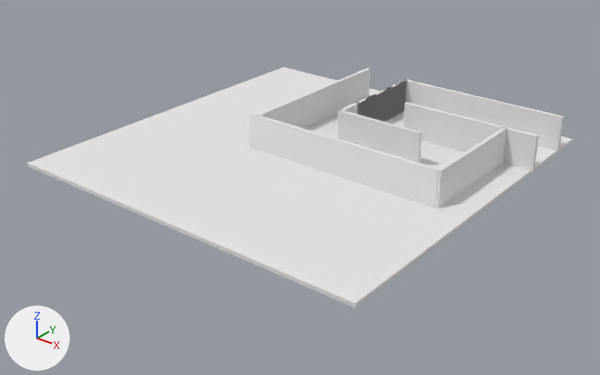
A saved change to the OBJ model Assets/Models/Layout.obj.
Before and after are seen from a camera (50 mm lens) standing at (24.7, -30.9, 17.1) and looking at (0.7, -0.9, -1.5). The axes (+X, +Y, +Z) are drawn at lower left. The lights are the same throughout. Where no turn or scale is listed for an object, it has been applied to the vertices.

The first picture shows 'Layout'.
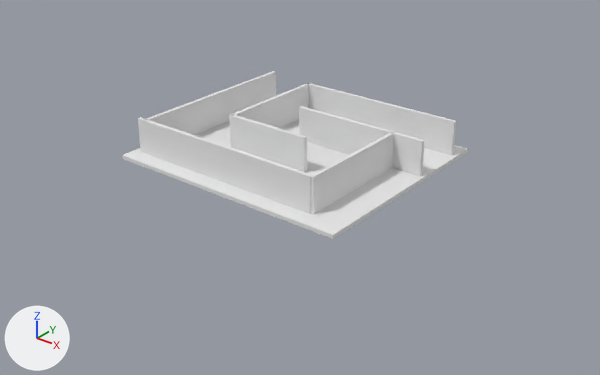
What changed in the scene script:
```text
Change me_layout:
    where me_layout.from_pydata(...)  # 72 vertices, 108 faces; spans x -9.6..10.5, y -9.7..10.3, z -0.1..1.9
    used by ob_layout; location = (0.0, 0.0, 0.0)
    me_layout part 1: a new loose piece, a box spanning x -3.01..6.44, y 4.29..4.49, z -0.07..1.93, in mat_pasted__lambert3sg1 (white #e7e7e7)
    me_layout part 2: the loose piece of 8 vertices spanning x 1.0..1.2, y 2.0..8.5, z -0.1..1.9 is moved by (-4.0, -4.0, 0.0)
    me_layout part 3: a new loose piece, a box spanning x -0.93..6.5, y 1.11..1.31, z -0.07..1.93, in mat_pasted__pasted__lambert3sg (white #e7e7e7)
    me_layout part 4: the loose piece of 8 vertices spanning x -1.9..-1.7, y -1.2..8.8, z -0.1..1.9 is moved by (-4.0, -4.0, 0.0)
    me_layout part 5: the loose piece of 8 vertices spanning x 1.0..5.9, y 1.9..2.1, z -0.1..1.9 is moved by (-4.0, -4.0, 0.0)
    me_layout part 6: the loose piece of 8 vertices spanning x -2.3..8.7, y -1.3..-1.1, z -0.1..1.9 is moved by (-4.0, -4.0, 0.0)
    me_layout part 7: the loose piece of 8 vertices spanning x 8.7..8.9, y -1.3..5.2, z -0.1..1.9 is moved by (-4.0, -4.0, 0.0)
    me_layout part 8: a new loose piece, a box spanning x -6.68..6.68, y -6.13..5.58, z -0.1..0.1, in mat_initialshadinggroup (white #e7e7e7)
    me_layout part 9: the loose piece of 8 vertices spanning x -9.6..10.4, y -9.7..10.3, z -0.1..0.1 is deleted
    me_layout part 10: the loose piece of 8 vertices spanning x 1.0..1.2, y 3.4..8.4, z -0.1..1.9 is deleted
    me_layout part 11: the loose piece of 8 vertices spanning x 1.0..10.4, y 8.3..8.5, z -0.1..1.9 is deleted
    me_layout part 12: the loose piece of 8 vertices spanning x 3.0..10.5, y 5.1..5.3, z -0.1..1.9 is deleted
    remove me_layout.materials.append(mat_pasted__pasted__lambert3sg5)  # white #e7e7e7
```

Boxes [x1, y1, x2, y2] around the edits, measured in the pictures (600 x 375 px; the box of a moved part takes in the faces that stretch with it):
'Layout', reshaped (37% narrower, 30% shorter)
    before: [27, 67, 573, 308]
    after: [122, 71, 468, 239]
part 1 of me_layout, added
    after: [308, 83, 456, 155]
part 2 of me_layout, moved or reshaped
    before: [339, 79, 409, 120]
    after: [230, 83, 312, 128]
part 3 of me_layout, added
    after: [299, 106, 424, 176]
part 4 of me_layout, moved or reshaped
    before: [257, 68, 370, 128]
    after: [144, 71, 276, 135]
part 5 of me_layout, moved or reshaped
    before: [338, 110, 422, 163]
    after: [229, 115, 307, 172]
part 6 of me_layout, moved or reshaped
    before: [249, 113, 439, 208]
    after: [138, 117, 312, 214]
part 7 of me_layout, moved or reshaped
    before: [435, 128, 507, 208]
    after: [310, 132, 394, 215]
part 8 of me_layout, added
    after: [122, 119, 468, 239]
part 9 of me_layout, deleted
    before: [27, 67, 573, 308]
part 10 of me_layout, deleted
    before: [356, 79, 408, 122]
part 11 of me_layout, deleted
    before: [405, 80, 564, 154]
part 12 of me_layout, deleted
    before: [403, 102, 539, 174]
